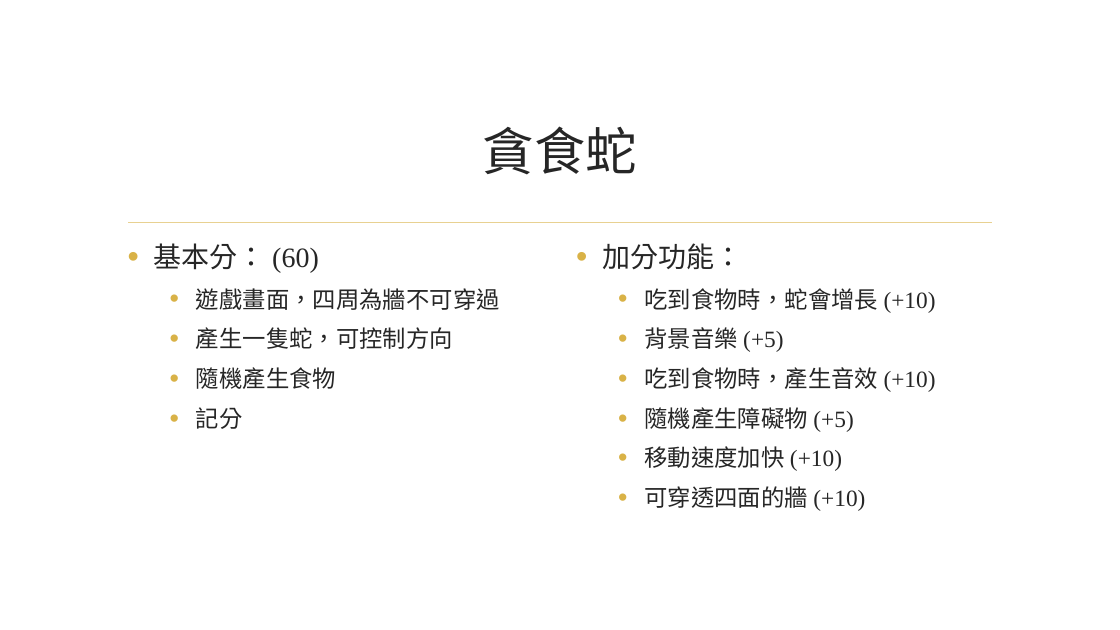
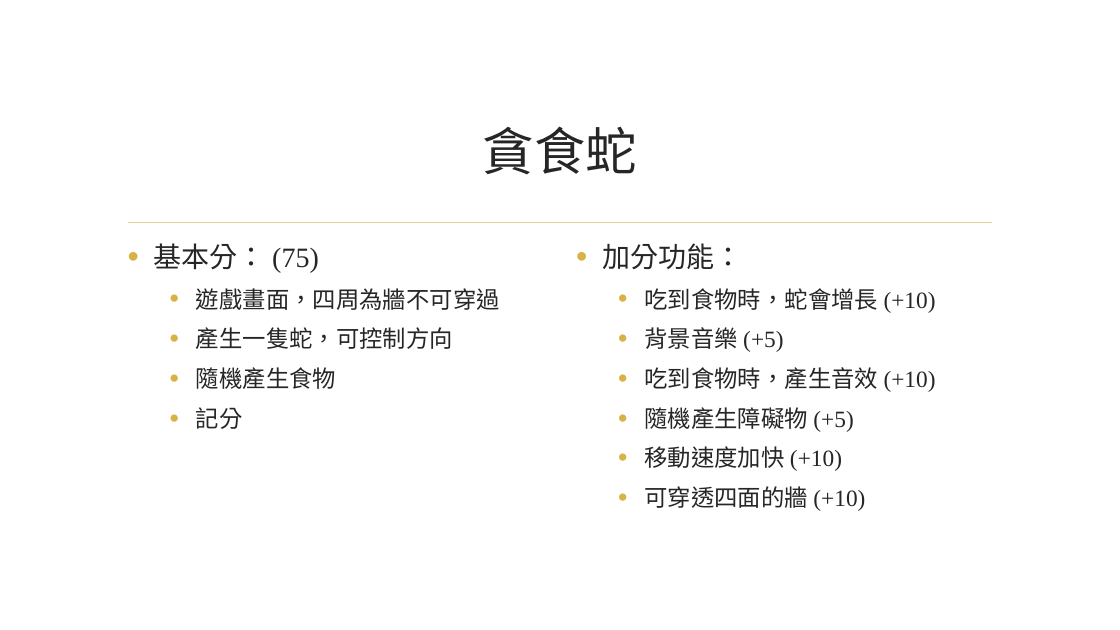
Before and after one commit to CGUSystemCourses/Micro_Lab-2017, a slide deck: slide 3 of Labs/Final/Final-Project.pptx. Drawn at 1120x630 pixels with LibreOffice and Linux fonts; fonts in the diff are those of the drawing; background and template pictures are left out. Boxes give left, top, right and bottom in pixels: in the first picture for what was removed or moved away, otherwise in the second. Text is boxed around its words. In the diff, an @@ line names an element or a change of style, - is before the commit and + after.

```diff
--- a/Labs/Final/Final-Project.pptx
+++ b/Labs/Final/Final-Project.pptx
@@ text at box(154, 243, 319, 272): text changed @@
-• 基本分： (60)
+• 基本分： (75)
```
Also in this commit, not shown: 2 other slides changed, 3 slides added.
